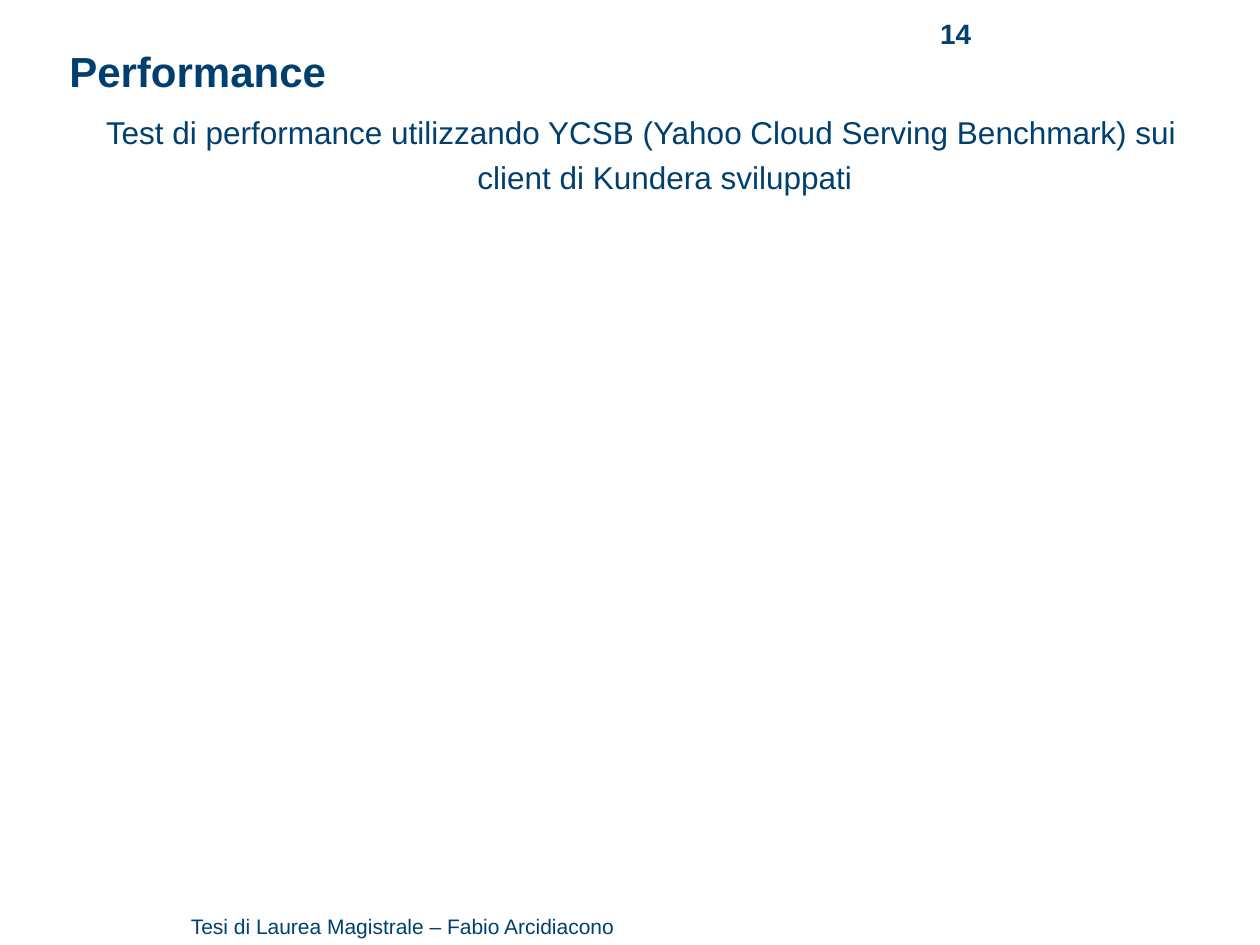
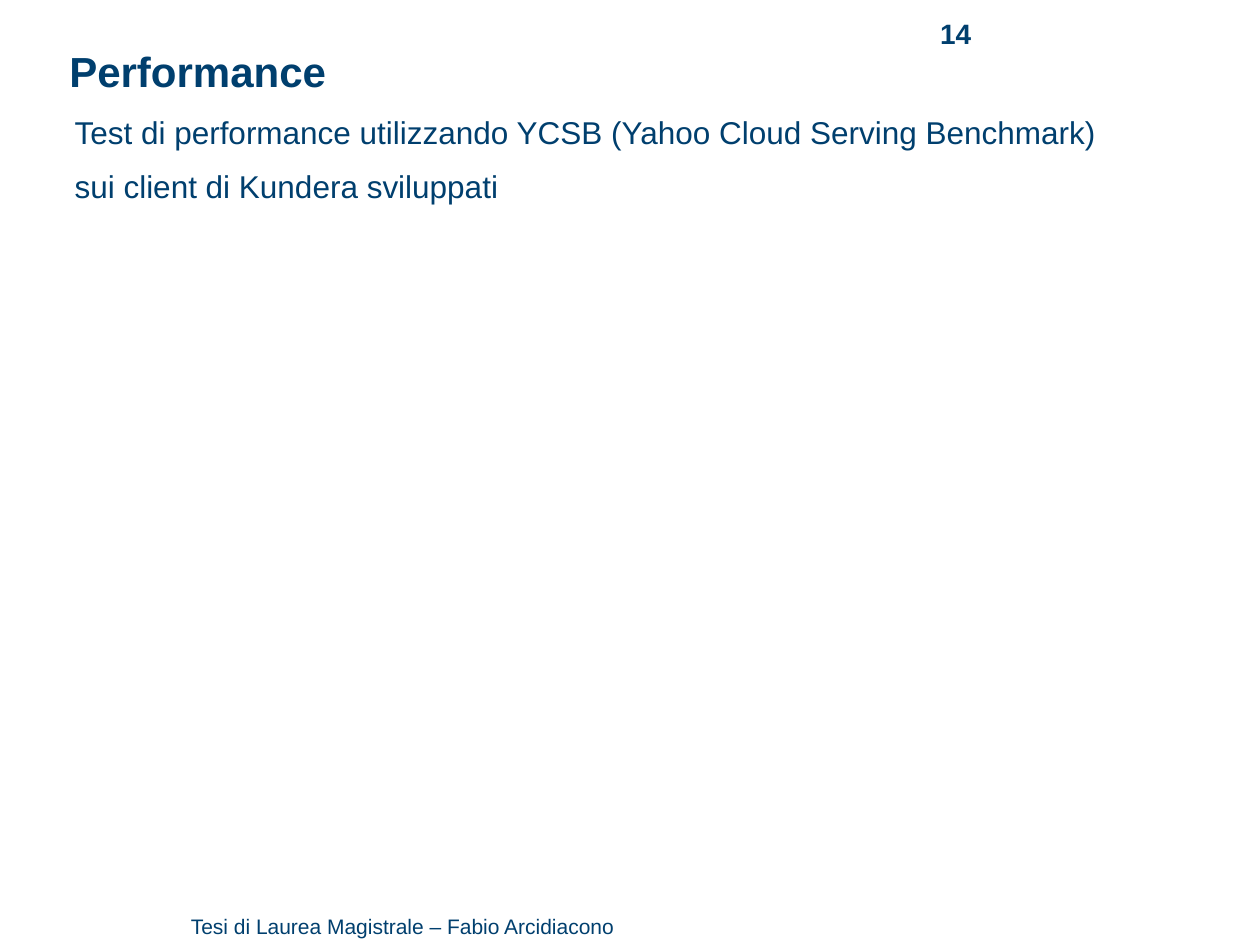
Before and after one commit to arci/thesis, a slide deck: slide 14 of presentation/ThesisPresentation.ppt. Drawn at 1260x945 pixels with LibreOffice and Linux fonts; fonts in the diff are those of the drawing; background and template pictures are left out. Boxes give left, top, right and bottom in pixels: in the first picture for what was removed or moved away, otherwise in the second. Text is boxed around its words. In the diff, an @@ line names an element or a change of style, - is before the commit and + after.

Commit message:
work on presentation

```diff
--- a/presentation/ThesisPresentation.ppt
+++ b/presentation/ThesisPresentation.ppt
@@ text at (75, 121, 1096, 204): text changed @@
-Test di performance utilizzando YCSB (Yahoo Cloud Serving Benchmark) sui client di Kundera sviluppati
+Test di performance utilizzando YCSB (Yahoo Cloud Serving Benchmark)
+sui client di Kundera sviluppati
```
Also in this commit, not shown: 4 other slides changed, 2 slides added, 3 slides removed, 2 other files.
